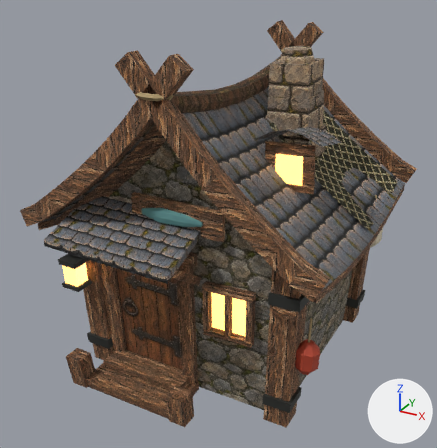
The glTF model board3d/models/house-lake-02.glb as it was, and as the next commit left it.
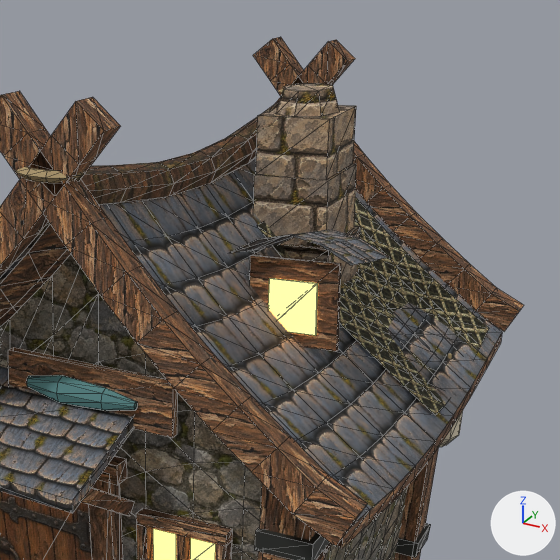
There are two pictures of each version: one whole from a camera (50 mm lens) standing at (2.54, -4.97, 3.76) and looking at (-0.08, -0.22, 1.38), one close up on the part from 29% to 100% of the width and 0% to 69% of the height. Arrows for +X, +Y and +Z are at lower right; the lights stay in place. The first two pictures are the older version. The close-ups show mesh edges as thin lines. Where no turn or scale is listed for an object, it has been applied to the vertices. Vertices at exactly the same position are counted once.

In view in the first close-up: 'barge_-1_-1', 'barge_-1_1', 'barge_1_1', 'chimney', 'door', 'dormer_face', 'dormer_glass', 'dormer_roof', 'gable_-1', 'net', 'porch_roof', 'ridge', 'roof_1', 'sign_board' and 19 more.
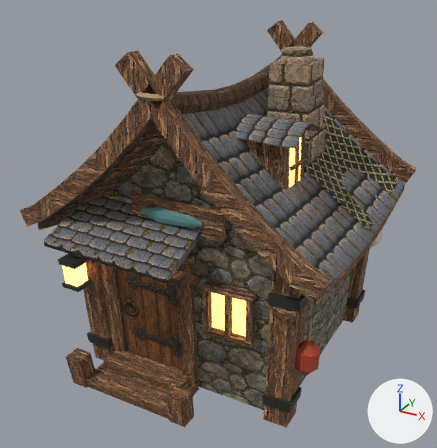
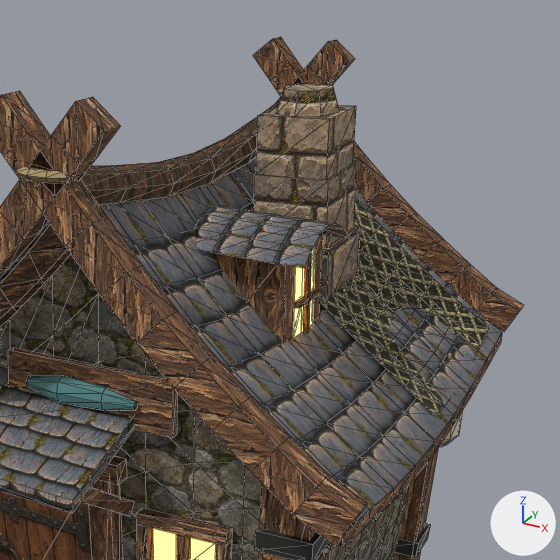
Boxes (x1, y1, x2, y2) around the edits, measured in the close-ups (560 x 560 px):
'dormer_roof', reshaped (73% taller)
    before: (230, 229, 389, 265)
    after: (194, 205, 351, 268)
'dormer_body', added (brown)
    after: (210, 233, 322, 343)
'dormer_face', deleted (brown)
    before: (250, 255, 341, 351)
'dormer_glass', reshaped (53% narrower, 56% taller)
    before: (268, 278, 318, 336)
    after: (292, 248, 315, 339)
'dormer_cross', added (brown)
    after: (293, 253, 319, 333)

The change in detail:
me_dormer_glass is used by ob_dormer_glass; location (0.0, 0.0, 0.0).
me_dormer_glass had 8 vertices, 12 faces and spanned x 0.519..0.777, y -0.273..-0.26, z 1.932..2.204.
me_dormer_glass now has 8 vertices, 12 faces and spans x 0.651..0.669, y -0.284..-0.031, z 1.907..2.308.
Part 1, on me_dormer_glass:
Vertex 0 of me_dormer_glass moves from (0.525, -0.273, 1.932) to (0.662, -0.284, 1.91) at pixel (292, 339).
Vertex 1 of me_dormer_glass moves from (0.777, -0.273, 1.944) at pixel (315, 335) to (0.669, -0.284, 1.91) at pixel (293, 339).
Vertex 2 of me_dormer_glass moves from (0.525, -0.262, 1.932) to (0.662, -0.032, 1.907) at pixel (311, 324).
Vertex 3 of me_dormer_glass moves from (0.777, -0.262, 1.944) at pixel (316, 335) to (0.669, -0.032, 1.908) at pixel (312, 324).
Vertex 4 of me_dormer_glass moves from (0.519, -0.27, 2.192) at pixel (268, 278) to (0.651, -0.279, 2.308).
Vertex 5 of me_dormer_glass moves from (0.768, -0.27, 2.204) at pixel (317, 283) to (0.657, -0.279, 2.308).
Vertex 6 of me_dormer_glass moves from (0.519, -0.26, 2.192) at pixel (269, 277) to (0.651, -0.031, 2.305) at pixel (314, 247).
Vertex 7 of me_dormer_glass moves from (0.768, -0.26, 2.204) at pixel (318, 282) to (0.657, -0.031, 2.305) at pixel (315, 247).
me_dormer_roof is used by ob_dormer_roof; location (0.0, 0.0, 0.0).
me_dormer_roof had 15 vertices, 16 faces and spanned x 0.33..0.954, y -0.341..0.228, z 2.206..2.439.
me_dormer_roof now has 35 vertices, 48 faces and spans x 0.154..0.775, y -0.465..0.155, z 2.322..2.481.
me_dormer_roof part 2: 15 vertices removed from x 0.33..0.954, y -0.341..0.228, z 2.206..2.439; 35 vertices added at x 0.154..0.775, y -0.465..0.155, z 2.322..2.481.
Mesh me_dormer_cross is new.
It has 16 vertices, 24 faces and spans x 0.651..0.694, y -0.282..-0.031, z 1.908..2.308.
It uses material mat_tbeam (picture img_lake01_timber2_webp).
Mesh me_dormer_body is new.
It has 8 vertices, 8 faces and spans x 0.237..0.665, y -0.391..0.074, z 1.794..2.36.
It uses material mat_tbeam (picture img_lake01_timber2_webp).
Object 'dormer_face' (ob_dormer_face) is deleted.
Object 'dormer_cross' (ob_dormer_cross) is new; it shows me_dormer_cross.
Its location is (0.0, 0.0, 0.0).
Object 'dormer_body' (ob_dormer_body) is new; it shows me_dormer_body.
Its location is (0.0, 0.0, 0.0).
